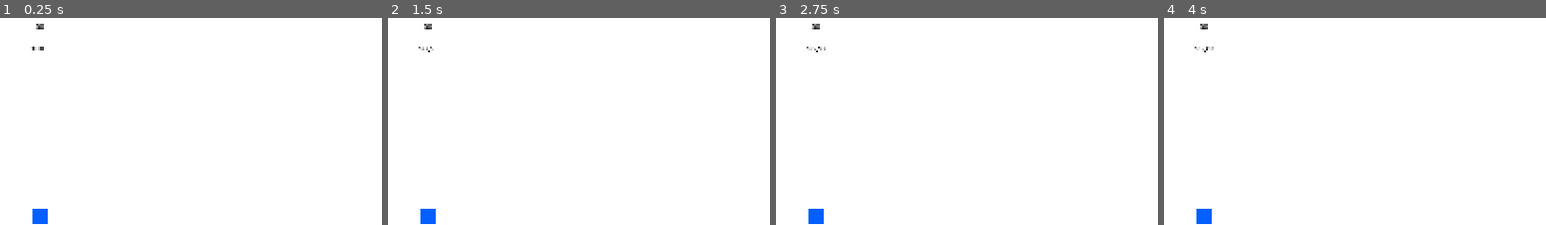
Above: before the commit, frames 1-4 (left to right).
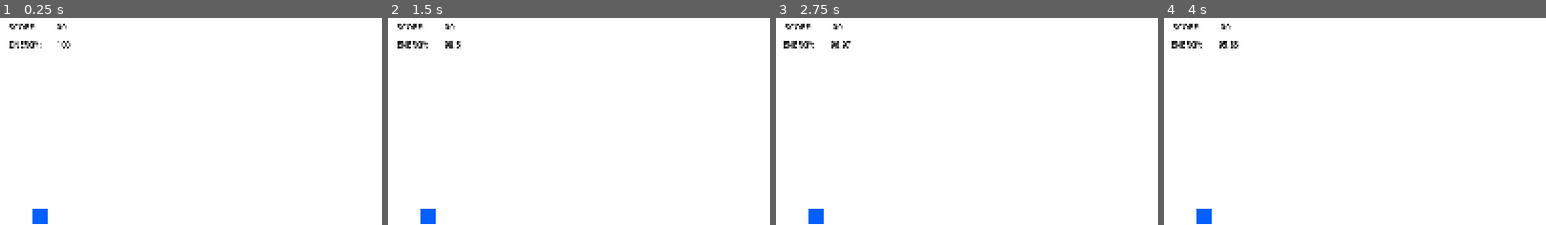
Above: after the commit, the same moments.

Repository: kurilluk/SkyHop-e-
Game: Godot game, scene res://sky/sky.tscn
Two runs of this game, one before a commit and one after it. Both use one fixed random seed, a clock stepped at 60 frames per second and the inputs below.
Inputs (mouse positions are % of the whole screen's width and height, from its top left):
- Up to frame 1 (0.25 s): no input
- Up to frame 2 (1.5 s): move the mouse to (55, 48) at 0.52 s; hold Shift (crouch) 0.53-1.28 s; hold W (move_forward) from 0.53 s (still down); move the mouse to (45, 49) at 1.27 s; click (45, 49) at 1.35 s
- Up to frame 3 (2.75 s): keep holding W (move_forward); tap Shift (crouch) at 1.55 s; move the mouse to (52, 46) at 2.02 s; hold Shift (crouch) from 2.03 s (still down)
- Up to frame 4 (4 s): keep holding W (move_forward); move the mouse to (49, 50) at 2.77 s; release Shift (crouch) at 2.78 s; tap Mouse wheel down (next_block) at 2.85 s; tap Shift (crouch) at 3.05 s; move the mouse to (57, 49) at 3.52 s; hold Shift (crouch) from 3.53 s (still down); tap Middle mouse button (pick_block) at 3.6 s
The pictures show only the part of the screen within x 45-95%, y 0-50%; the shares and areas given below are measured in that part.

The runs differ from the first frame. In frame 1, 0.5% of the frame differs, in the area x 2-19%, y 2-16%; in frame 2, 0.6%; in frame 3, 0.6%; in frame 4, 0.6%, in the area x 2-20%, y 2-17%.

Commit message:
some tune

Diff:
--- /dev/null
+++ b/menu/gui.tscn
@@ -0,0 +1,94 @@
+[gd_scene load_steps=3 format=3 uid="uid://dmrtbj0l4gs25"]
+
+[sub_resource type="StyleBoxFlat" id="StyleBoxFlat_x8a47"]
+bg_color = Color(0.254902, 0.572549, 0.788235, 1)
+
+[sub_resource type="StyleBoxFlat" id="StyleBoxFlat_te35g"]
+bg_color = Color(0.788235, 0.72549, 0.254902, 1)
+
+[node name="GUI" type="CanvasLayer"]
+
+[node name="MarginContainer" type="MarginContainer" parent="."]
+anchors_preset = 15
+anchor_right = 1.0
+anchor_bottom = 1.0
+grow_horizontal = 2
+grow_vertical = 2
+theme_override_constants/margin_left = 24
+theme_override_constants/margin_top = 24
+theme_override_constants/margin_right = 24
+theme_override_constants/margin_bottom = 24
+
+[node name="VBoxContainer" type="VBoxContainer" parent="MarginContainer"]
+layout_mode = 2
+size_flags_horizontal = 8
+theme_override_constants/separation = 12
+
+[node name="Hydration" type="HBoxContainer" parent="MarginContainer/VBoxContainer"]
+layout_mode = 2
+
+[node name="HydrationLabel" type="Label" parent="MarginContainer/VBoxContainer/Hydration"]
+custom_minimum_size = Vector2(96, 0)
+layout_mode = 2
+text = "Hydration"
+
+[node name="HydrationBar" type="ProgressBar" parent="MarginContainer/VBoxContainer/Hydration"]
+unique_name_in_owner = true
+custom_minimum_size = Vector2(320, 32)
+layout_mode = 2
+theme_override_styles/fill = SubResource("StyleBoxFlat_x8a47")
+step = 1.0
+value = 50.0
+
+[node name="Blader" type="HBoxContainer" parent="MarginContainer/VBoxContainer"]
+layout_mode = 2
+
+[node name="BladerLabel" type="Label" parent="MarginContainer/VBoxContainer/Blader"]
+custom_minimum_size = Vector2(96, 0)
+layout_mode = 2
+text = "Bladder"
+
+[node name="BladerBar" type="ProgressBar" parent="MarginContainer/VBoxContainer/Blader"]
+unique_name_in_owner = true
+custom_minimum_size = Vector2(320, 32)
+layout_mode = 2
+theme_override_styles/fill = SubResource("StyleBoxFlat_te35g")
+step = 1.0
+
+[node name="MoveEffort" type="HBoxContainer" parent="MarginContainer/VBoxContainer"]
+visible = false
+layout_mode = 2
+
+[node name="MoveEffortLabel" type="Label" parent="MarginContainer/VBoxContainer/MoveEffort"]
+custom_minimum_size = Vector2(96, 0)
+layout_mode = 2
+text = "Move Effort"
+
+[node name="MoveEffortBar" type="ProgressBar" parent="MarginContainer/VBoxContainer/MoveEffort"]
+unique_name_in_owner = true
+custom_minimum_size = Vector2(320, 32)
+layout_mode = 2
+max_value = 1.0
+step = 1.0
+value = 1.0
+
+[node name="DayPart" type="HBoxContainer" parent="MarginContainer/VBoxContainer"]
+layout_mode = 2
+
+[node name="DayPartLabel" type="Label" parent="MarginContainer/VBoxContainer/DayPart"]
+custom_minimum_size = Vector2(96, 0)
+layout_mode = 2
+text = "Day Part"
+
+[node name="DayPartBar" type="ProgressBar" parent="MarginContainer/VBoxContainer/DayPart"]
+unique_name_in_owner = true
+custom_minimum_size = Vector2(320, 32)
+layout_mode = 2
+max_value = 4.0
+step = 1.0
+
+[node name="Button" type="Button" parent="MarginContainer/VBoxContainer"]
+custom_minimum_size = Vector2(0, 32)
+layout_mode = 2
+size_flags_vertical = 10
+text = "START >"
--- a/player/player.gd
+++ b/player/player.gd
@@ -15,7 +15,7 @@
 var _selected_block = 6
 
 @onready var next_color: ColorRect = $NextColor
-@onready var score: Label = $Score
+@onready var score: Label = %Score
 
 @onready var gravity = ProjectSettings.get_setting("physics/3d/default_gravity")
 
@@ -139,16 +139,17 @@
 		#velocity.y = 5 # 7.5
 
 	if Input.is_action_pressed(&"crouch"):
+		if _energy <= 0:
+			%Energy.text = "THE END"
+			return
 		_energy -= delta*2
 		if velocity.y < 0:
 			velocity.y = 0
 		velocity.y += MOVEMENT_JETPACK_STRENGTH * delta
 		if velocity.y > MAX_JETPACK_STRENTCH:
 			velocity.y = MAX_JETPACK_STRENTCH
-		$Energy.text = str(round(_energy * 100) / 100)
+		%Energy.text = str(round(_energy * 100) / 100)
 			#_energy.snapped(0.01))
-		if _energy <= 0:
-			$Energy.text = "THE END"
 
 
 
--- a/player/player.tscn
+++ b/player/player.tscn
@@ -18,6 +18,12 @@
 margin = 0.0
 height = 1.0
 radius = 0.25
+
+[sub_resource type="StyleBoxFlat" id="StyleBoxFlat_rkbax"]
+bg_color = Color(0.254902, 0.572549, 0.788235, 1)
+
+[sub_resource type="StyleBoxFlat" id="StyleBoxFlat_g1dw6"]
+bg_color = Color(0.788235, 0.72549, 0.254902, 1)
 
 [node name="Player" type="CharacterBody3D" groups=["player"]]
 collision_mask = 14
@@ -73,28 +79,49 @@
 texture = SubResource("2")
 expand_mode = 1
 
-[node name="Score" type="Label" parent="."]
+[node name="HBoxContainer" type="HBoxContainer" parent="."]
 anchors_preset = 5
 anchor_left = 0.5
 anchor_right = 0.5
-offset_left = -20.0
-offset_top = 39.0
-offset_right = 20.0
-offset_bottom = 62.0
-grow_horizontal = 2
+offset_left = -59.5
+offset_top = 31.0
+offset_right = 59.5
+offset_bottom = 71.0
+grow_horizontal = 2
+
+[node name="Score_label" type="Label" parent="HBoxContainer"]
+custom_minimum_size = Vector2(96, 0)
+layout_mode = 2
+theme_override_colors/font_color = Color(0, 0, 0, 1)
+text = "SCORE:"
+
+[node name="Score" type="Label" parent="HBoxContainer"]
+unique_name_in_owner = true
+custom_minimum_size = Vector2(30, 0)
+layout_mode = 2
 theme_override_colors/font_color = Color(0, 0, 0, 1)
 text = "00"
-horizontal_alignment = 1
-
-[node name="Energy" type="Label" parent="."]
+
+[node name="HBoxContainer2" type="HBoxContainer" parent="."]
 anchors_preset = 5
 anchor_left = 0.5
 anchor_right = 0.5
-offset_left = -20.0
-offset_top = 84.0
-offset_right = 20.0
-offset_bottom = 107.0
-grow_horizontal = 2
+offset_left = -64.0
+offset_top = 68.0
+offset_right = 64.0
+offset_bottom = 108.0
+grow_horizontal = 2
+
+[node name="energy" type="Label" parent="HBoxContainer2"]
+custom_minimum_size = Vector2(96, 0)
+layout_mode = 2
+theme_override_colors/font_color = Color(0, 0, 0, 1)
+text = "ENERGY:"
+
+[node name="Energy" type="Label" parent="HBoxContainer2"]
+unique_name_in_owner = true
+custom_minimum_size = Vector2(30, 0)
+layout_mode = 2
 theme_override_colors/font_color = Color(0, 0, 0, 1)
 text = "100"
 
@@ -104,3 +131,90 @@
 [node name="CollisionShape3D2" type="CollisionShape3D" parent="Area3D" groups=["player"]]
 transform = Transform3D(1, 0, 0, 0, 1, 0, 0, 0, 1, 0, 0.5, 0)
 shape = SubResource("CylinderShape3D_rkbax")
+
+[node name="MarginContainer" type="MarginContainer" parent="Area3D/CollisionShape3D2"]
+visible = false
+anchors_preset = 15
+anchor_right = 1.0
+anchor_bottom = 1.0
+grow_horizontal = 2
+grow_vertical = 2
+theme_override_constants/margin_left = 24
+theme_override_constants/margin_top = 24
+theme_override_constants/margin_right = 24
+theme_override_constants/margin_bottom = 24
+
+[node name="VBoxContainer" type="VBoxContainer" parent="Area3D/CollisionShape3D2/MarginContainer"]
+layout_mode = 2
+size_flags_horizontal = 8
+theme_override_constants/separation = 12
+
+[node name="Hydration" type="HBoxContainer" parent="Area3D/CollisionShape3D2/MarginContainer/VBoxContainer"]
+layout_mode = 2
+
+[node name="HydrationLabel" type="Label" parent="Area3D/CollisionShape3D2/MarginContainer/VBoxContainer/Hydration"]
+custom_minimum_size = Vector2(96, 0)
+layout_mode = 2
+theme_override_colors/font_color = Color(0, 0, 0, 1)
+text = "Hydration"
+
+[node name="HydrationBar" type="ProgressBar" parent="Area3D/CollisionShape3D2/MarginContainer/VBoxContainer/Hydration"]
+unique_name_in_owner = true
+custom_minimum_size = Vector2(320, 32)
+layout_mode = 2
+theme_override_styles/fill = SubResource("StyleBoxFlat_rkbax")
+step = 1.0
+value = 50.0
+
+[node name="Blader" type="HBoxContainer" parent="Area3D/CollisionShape3D2/MarginContainer/VBoxContainer"]
+layout_mode = 2
+
+[node name="BladerLabel" type="Label" parent="Area3D/CollisionShape3D2/MarginContainer/VBoxContainer/Blader"]
+custom_minimum_size = Vector2(96, 0)
+layout_mode = 2
+text = "Bladder"
+
+[node name="BladerBar" type="ProgressBar" parent="Area3D/CollisionShape3D2/MarginContainer/VBoxContainer/Blader"]
+unique_name_in_owner = true
+custom_minimum_size = Vector2(320, 32)
+layout_mode = 2
+theme_override_styles/fill = SubResource("StyleBoxFlat_g1dw6")
+step = 1.0
+
+[node name="MoveEffort" type="HBoxContainer" parent="Area3D/CollisionShape3D2/MarginContainer/VBoxContainer"]
+visible = false
+layout_mode = 2
+
+[node name="MoveEffortLabel" type="Label" parent="Area3D/CollisionShape3D2/MarginContainer/VBoxContainer/MoveEffort"]
+custom_minimum_size = Vector2(96, 0)
+layout_mode = 2
+text = "Move Effort"
+
+[node name="MoveEffortBar" type="ProgressBar" parent="Area3D/CollisionShape3D2/MarginContainer/VBoxContainer/MoveEffort"]
+unique_name_in_owner = true
+custom_minimum_size = Vector2(320, 32)
+layout_mode = 2
+max_value = 1.0
+step = 1.0
+value = 1.0
+
+[node name="DayPart" type="HBoxContainer" parent="Area3D/CollisionShape3D2/MarginContainer/VBoxContainer"]
+layout_mode = 2
+
+[node name="DayPartLabel" type="Label" parent="Area3D/CollisionShape3D2/MarginContainer/VBoxContainer/DayPart"]
+custom_minimum_size = Vector2(96, 0)
+layout_mode = 2
+text = "Day Part"
+
+[node name="DayPartBar" type="ProgressBar" parent="Area3D/CollisionShape3D2/MarginContainer/VBoxContainer/DayPart"]
+unique_name_in_owner = true
+custom_minimum_size = Vector2(320, 32)
+layout_mode = 2
+max_value = 4.0
+step = 1.0
+
+[node name="Button" type="Button" parent="Area3D/CollisionShape3D2/MarginContainer/VBoxContainer"]
+custom_minimum_size = Vector2(0, 32)
+layout_mode = 2
+size_flags_vertical = 10
+text = "START >"
--- a/project.godot
+++ b/project.godot
@@ -74,6 +74,7 @@
 "events": [Object(InputEventJoypadButton,"resource_local_to_scene":false,"resource_name":"","device":0,"button_index":1,"pressure":0.0,"pressed":false,"script":null)
 , Object(InputEventKey,"resource_local_to_scene":false,"resource_name":"","device":0,"window_id":0,"alt_pressed":false, …(185 unchanged characters)…
 , Object(InputEventMouseButton,"resource_local_to_scene":false,"resource_name":"","device":-1,"window_id":0,"alt_presse …(244 unchanged characters)…
+, Object(InputEventKey,"resource_local_to_scene":false,"resource_name":"","device":-1,"window_id":0,"alt_pressed":false,"shift_pressed":false,"ctrl_pressed":false,"meta_pressed":false,"pressed":false,"keycode":0,"physical_keycode":32,"key_label":0,"unicode":32,"location":0,"echo":false,"script":null)
 ]
 }
 pause={
@@ -82,7 +83,6 @@
 , Object(InputEventKey,"resource_local_to_scene":false,"resource_name":"","device":0,"window_id":0,"alt_pressed":false, …(185 unchanged characters)…
 , Object(InputEventKey,"resource_local_to_scene":false,"resource_name":"","device":0,"window_id":0,"alt_pressed":false,"shift_pressed":false,"ctrl_pressed":false,"meta_pressed":false,"pressed":false,"keycode":0,"physical_keycode":80,"key_label":0,"unicode":0,"location":0,"echo":false,"script":null)
 , Object(InputEventKey,"resource_local_to_scene":false,"resource_name":"","device":-1,"window_id":0,"alt_pressed":false …(186 unchanged characters)…
-, Object(InputEventKey,"resource_local_to_scene":false,"resource_name":"","device":-1,"window_id":0,"alt_pressed":false,"shift_pressed":false,"ctrl_pressed":false,"meta_pressed":false,"pressed":false,"keycode":0,"physical_keycode":32,"key_label":0,"unicode":32,"location":0,"echo":false,"script":null)
 ]
 }
 break={
Not shown: 1 places in player/player.tscn that only renumber resources
